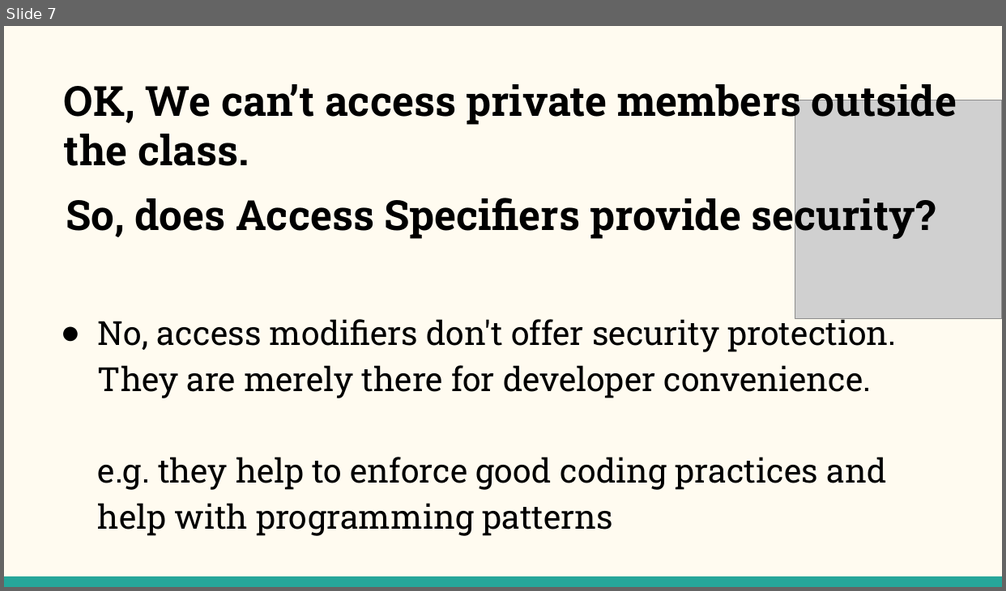
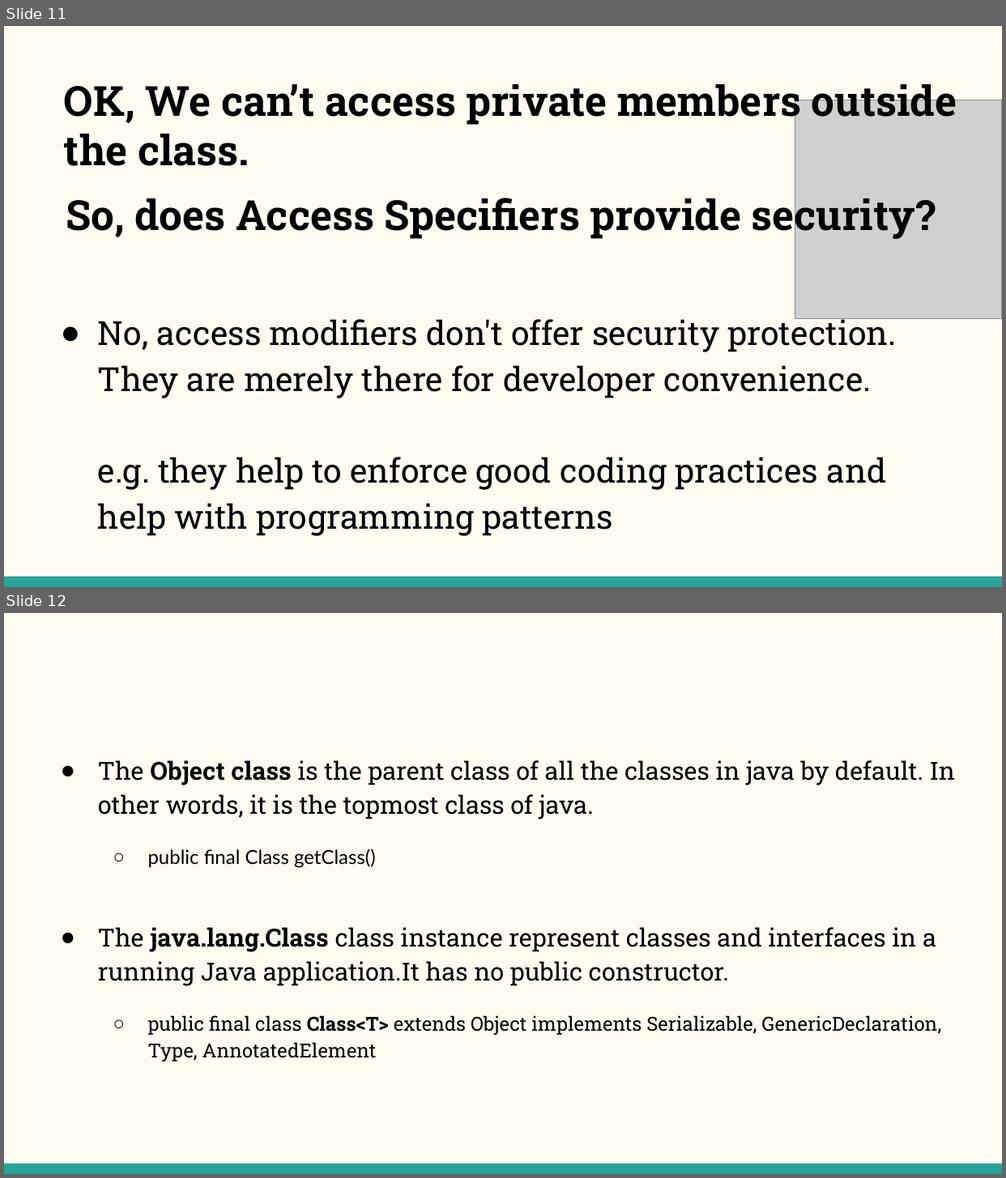
Before and after one commit to NehalPatel/Reflection, a slide deck: Reflection.pptx. Shown one above the other, each under a label of ours: slide 7 before the commit, slides 11 and 12 after it. The pictures are 1006x591 and 1006x1178 pixels, drawn with LibreOffice and Linux fonts; fonts in the diff are those of the drawing; grey boxes stand for pictures. Boxes give left, top, right and bottom in pixels: in the first picture for what was removed or moved away, otherwise in the second. Text is boxed around its words. In the diff, an @@ line names an element or a change of style, - is before the commit and + after.

```diff
--- a/Reflection.pptx
+++ b/Reflection.pptx
@@ slide 12 added at [4, 613, 1002, 1174], background #FFFBF0; not listed: 1 template element that a slide beside it also shows @@
@@ text added at [98, 760, 956, 1062], 18 pt, text #000000 @@
+● The Object class is the parent class of all the classes in java by default. In other words, it is the topmost class of java.
+  ○ public final Class getClass()
+● The java.lang.Class class instance represent classes and interfaces in a running Java application.It has no public constructor.
+  ○ public final class Class<T> extends Object implements Serializable, GenericDeclaration, Type, AnnotatedElement
@@ what was slide 7 is now slide 11 @@
```
Also in this commit, not shown: 2 slides changed, 11 other slides added, 13 other files.
